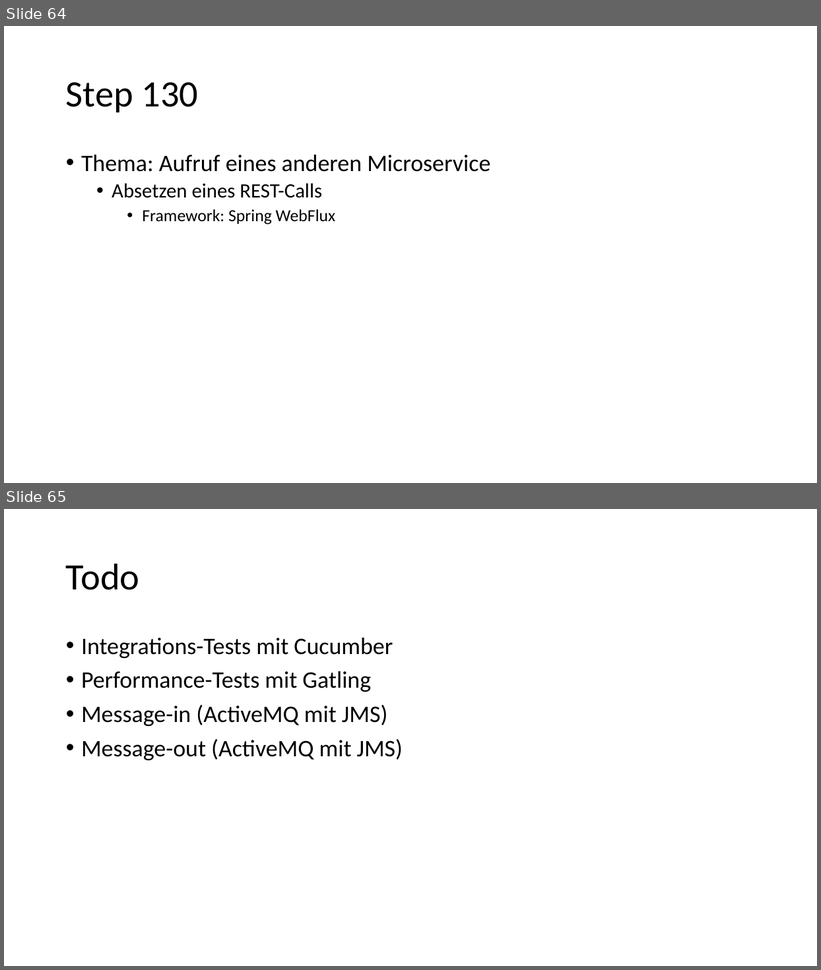
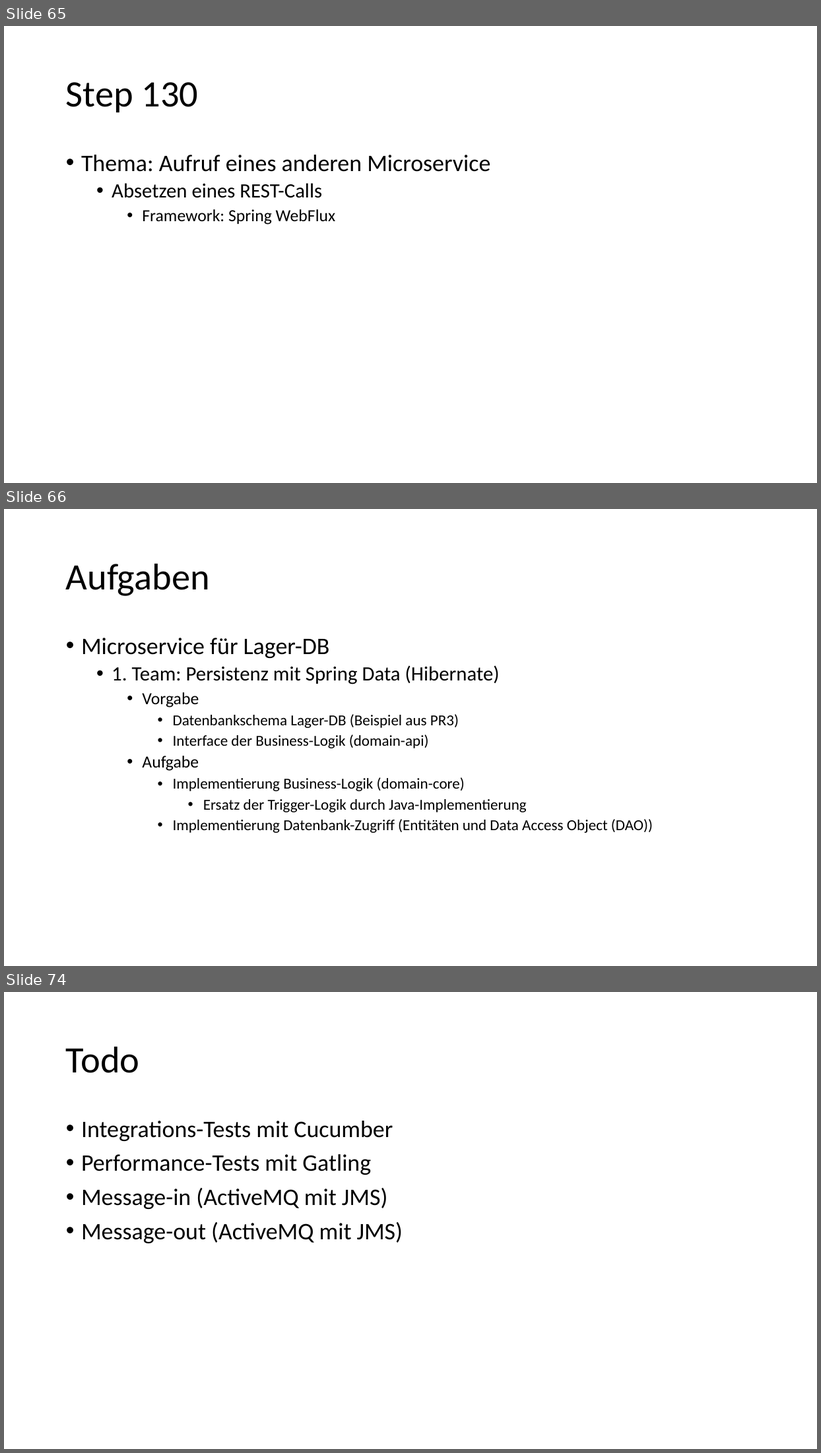
Before and after one commit to igeldo/PR4-SoSe23, a slide deck: Java-Starter.pptx. Shown one above the other, each under a label of ours: slides 64 and 65 before the commit, slides 65, 66 and 74 after it; the slides between them are not shown. The pictures are 821x970 and 821x1453 pixels, drawn with LibreOffice and Linux fonts; fonts in the diff are those of the drawing. Boxes give left, top, right and bottom in pixels: in the first picture for what was removed or moved away, otherwise in the second. Text is boxed around its words. In the diff, an @@ line names an element or a change of style, - is before the commit and + after.

```diff
--- a/Java-Starter.pptx
+++ b/Java-Starter.pptx
@@ slide 66 added at (x1=4, y1=509, x2=817, y2=966), background #FFFFFF @@
@@ title added at (x1=66, y1=563, x2=210, y2=596), 44 pt, text #000000 @@
+Aufgaben
@@ text added at (x1=81, y1=638, x2=653, y2=833), 18 pt, text #000000 @@
+• Microservice für Lager-DB
+  • 1. Team: Persistenz mit Spring Data (Hibernate)
+    • Vorgabe
+      • Datenbankschema Lager-DB (Beispiel aus PR3)
+      • Interface der Business-Logik (domain-api)
+    • Aufgabe
+      • Implementierung Business-Logik (domain-core)
+        • Ersatz der Trigger-Logik durch Java-Implementierung
+      • Implementierung Datenbank-Zugriff (Entitäten und Data Access Object (DAO))
@@ what was slide 64 is now slide 65 @@
@@ what was slide 65 is now slide 74 @@
```
Also in this commit, not shown: 2 slides changed, 8 other slides added.
